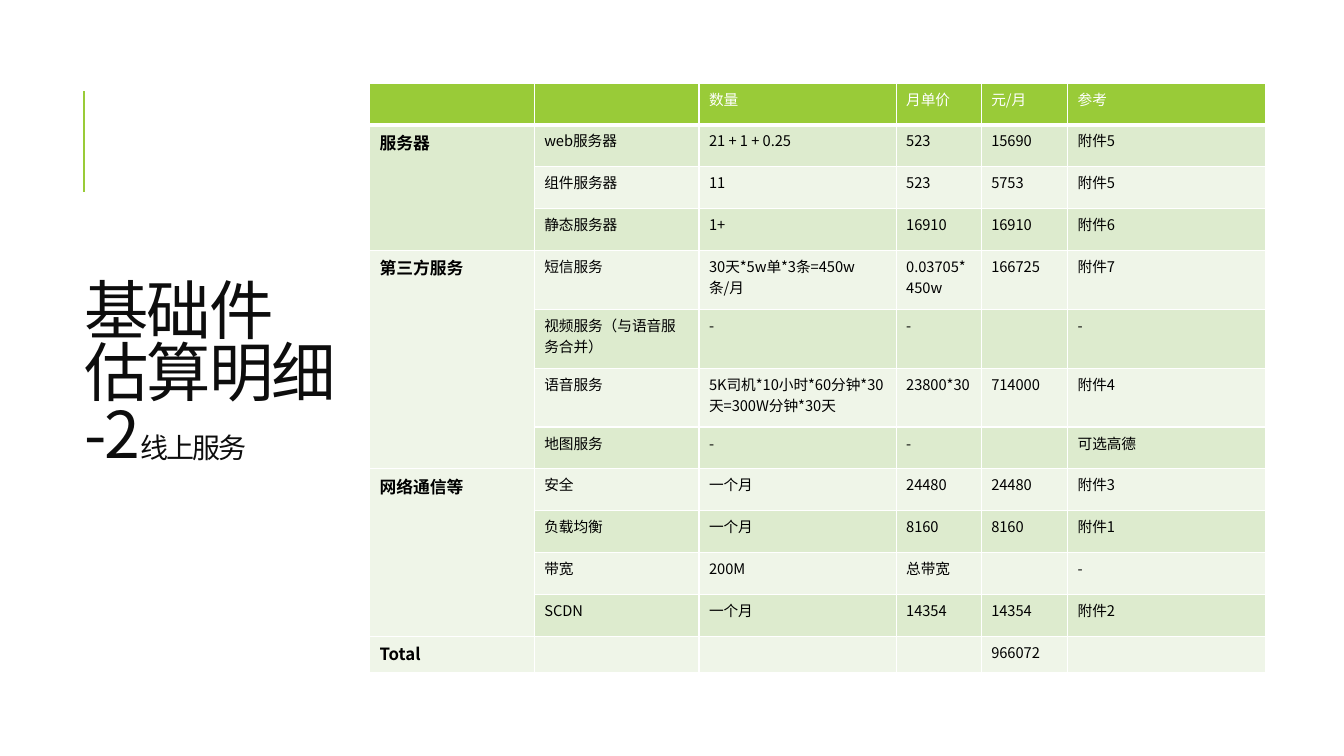
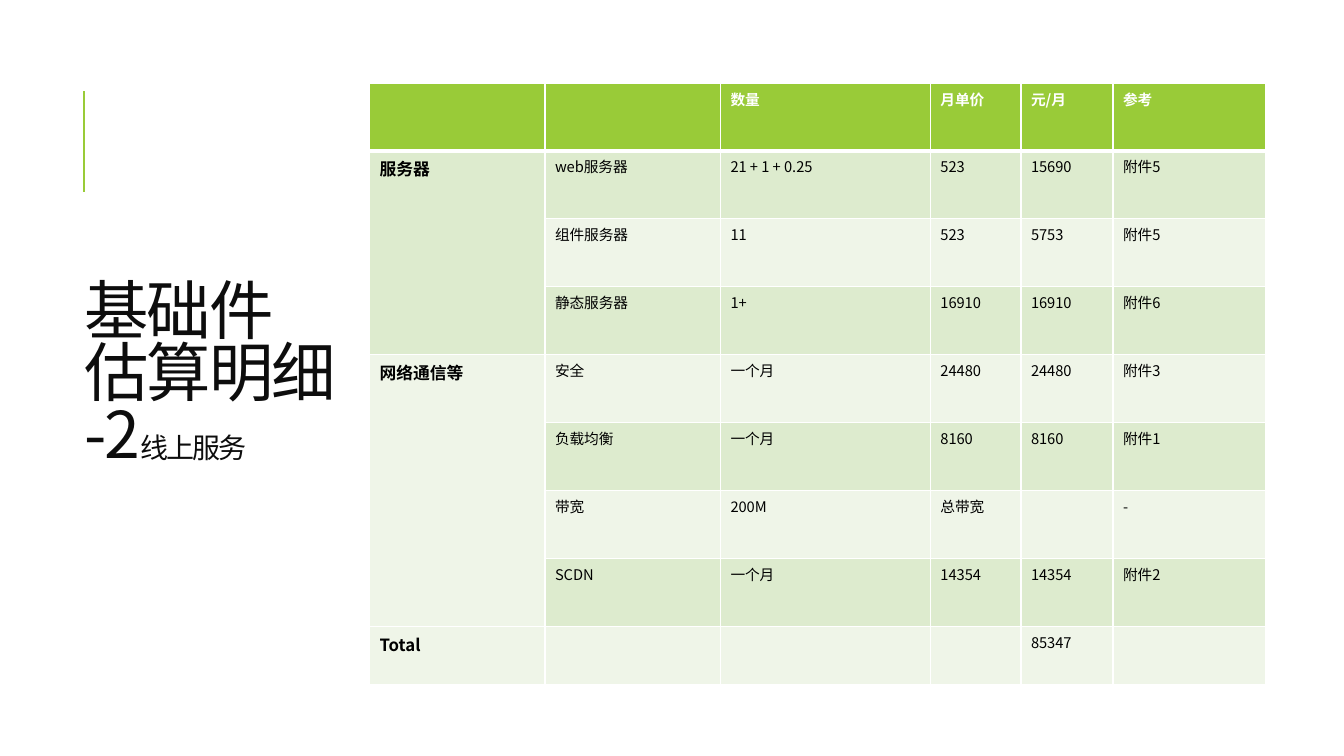
Before and after one commit to gogodog/wiki, a slide deck: slide 11 of 搜谷v2.pptx (slide 10 before the commit). Drawn at 1344x756 pixels with LibreOffice and Linux fonts; fonts in the diff are those of the drawing. Boxes give left, top, right and bottom in pixels: in the first picture for what was removed or moved away, otherwise in the second. Text is boxed around its words. In the diff, an @@ line names an element or a change of style, - is before the commit and + after.

```diff
--- a/搜谷v2.pptx
+++ b/搜谷v2.pptx
@@ table at box(370, 84, 1265, 686) @@
-row 5: 第三方服务 | 短信服务 | 30天*5w单*3条=450w条/月 | 0.03705*450w | 166725 | 附件7
-row 6:  | 视频服务（与语音服务合并） | - | - |  | -
-row 7:  | 语音服务 | 5K司机*10小时*60分钟*30天=300W分钟*30天 | 23800*30 | 714000 | 附件4
-row 8:  | 地图服务 | - | - |  | 可选高德
-row 9, column 5: 966072
+row 9, column 5: 85347
```
Also in this commit, not shown: 6 other slides changed, 3 slides added, 3 other files.
